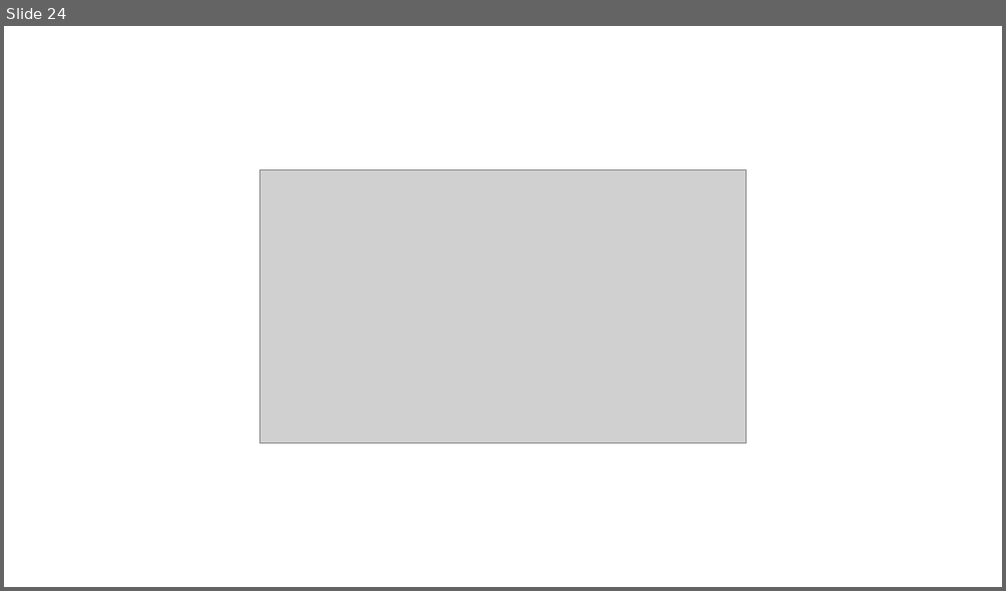
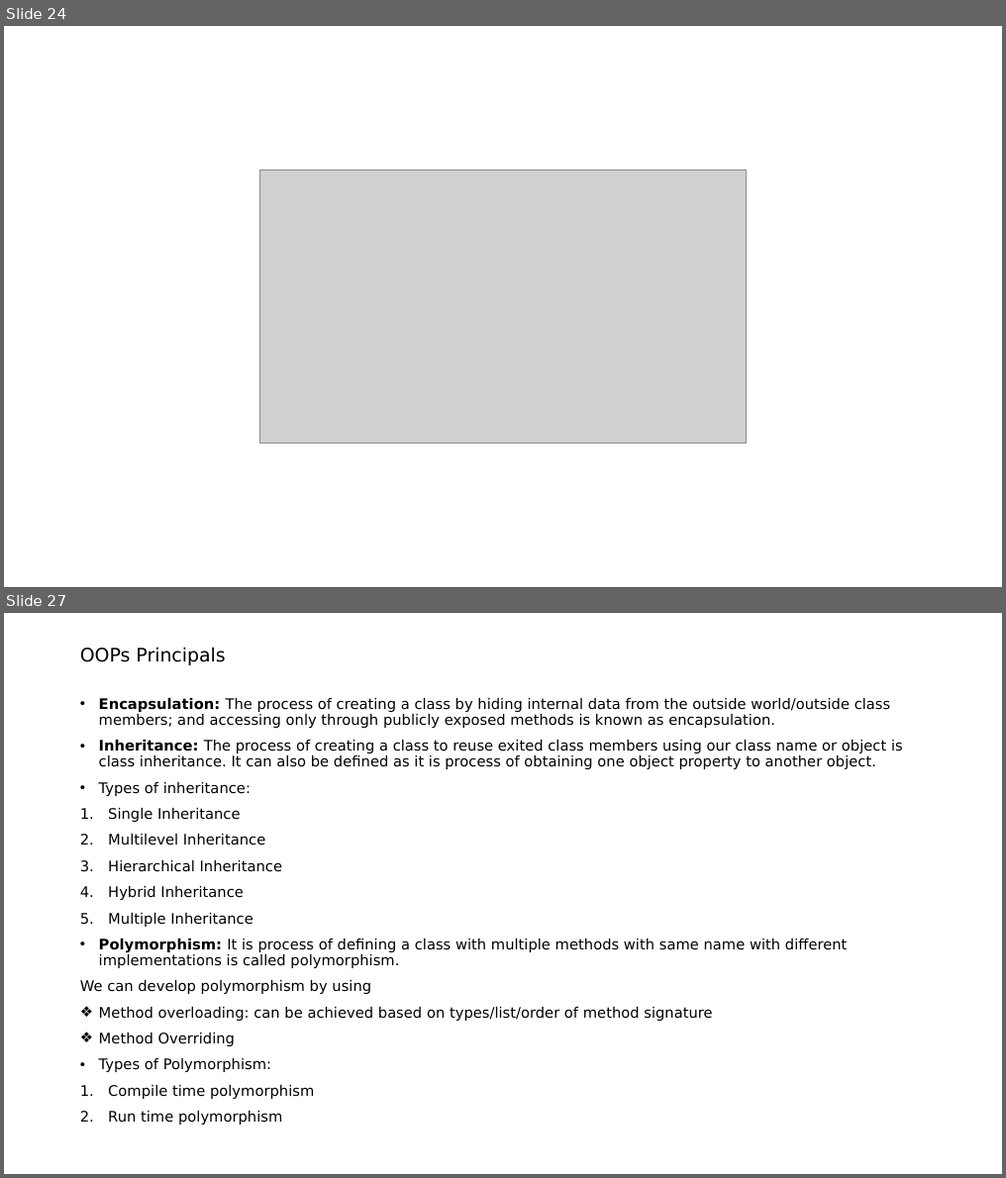
Before and after one commit to indrajeetydv/FSWDT, a slide deck: CoreJavaNotes.pptx. Shown one above the other, each under a label of ours: slide 24 before the commit, slides 24 and 27 after it; the slides between them are not shown. The pictures are 1006x591 and 1006x1178 pixels, drawn with LibreOffice and Linux fonts; fonts in the diff are those of the drawing; grey boxes stand for pictures. Boxes give left, top, right and bottom in pixels: in the first picture for what was removed or moved away, otherwise in the second. Text is boxed around its words. In the diff, an @@ line names an element or a change of style, - is before the commit and + after.

Commit message:
OOPs

```diff
--- a/CoreJavaNotes.pptx
+++ b/CoreJavaNotes.pptx
@@ slide 27 added at <box>4,613,1002,1174</box>, background #FFFFFF @@
@@ title added at <box>80,647,225,665</box>, 18 pt, text #000000 @@
+OOPs Principals
@@ text added at <box>80,697,903,1125</box>, 14 pt, text #000000 @@
+• Encapsulation: The process of creating a class by hiding internal data from the outside world/outside class members; and accessing only through publicly exposed methods is known as encapsulation.
+• Inheritance: The process of creating a class to reuse exited class members using our class name or object is class inheritance. It can also be defined as it is process of obtaining one object property to another object.
+• Types of inheritance:
+1. Single Inheritance
+2. Multilevel Inheritance
+3. Hierarchical Inheritance
+4. Hybrid Inheritance
+5. Multiple Inheritance
+• Polymorphism: It is process of defining a class with multiple methods with same name with different implementations is called polymorphism.
+We can develop polymorphism by using
+❖ Method overloading: can be achieved based on types/list/order of method signature
+❖ Method Overriding
+• Types of Polymorphism:
+1. Compile time polymorphism
+2. Run time polymorphism
```
Also in this commit, not shown: 2 slides changed, 2 other slides added.
